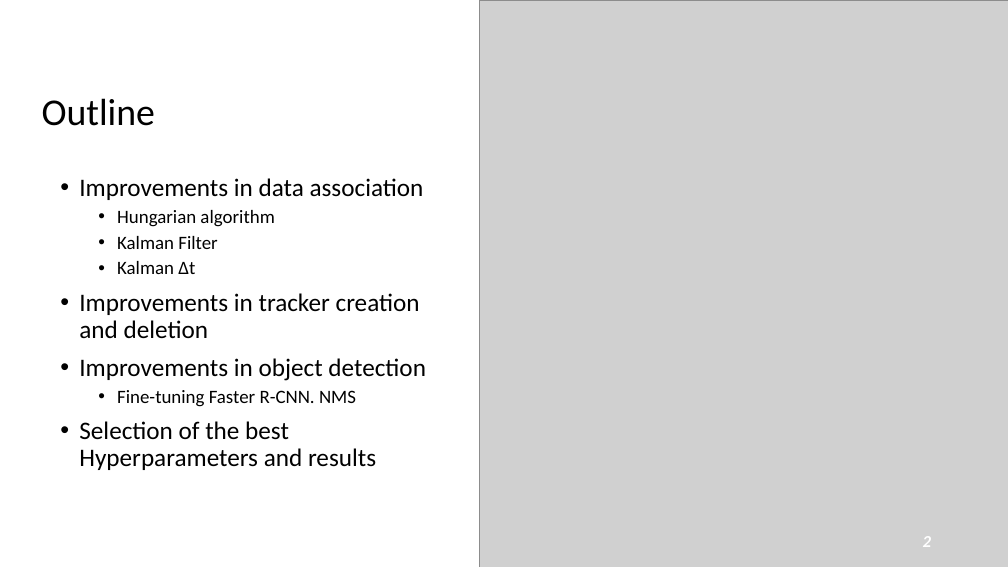
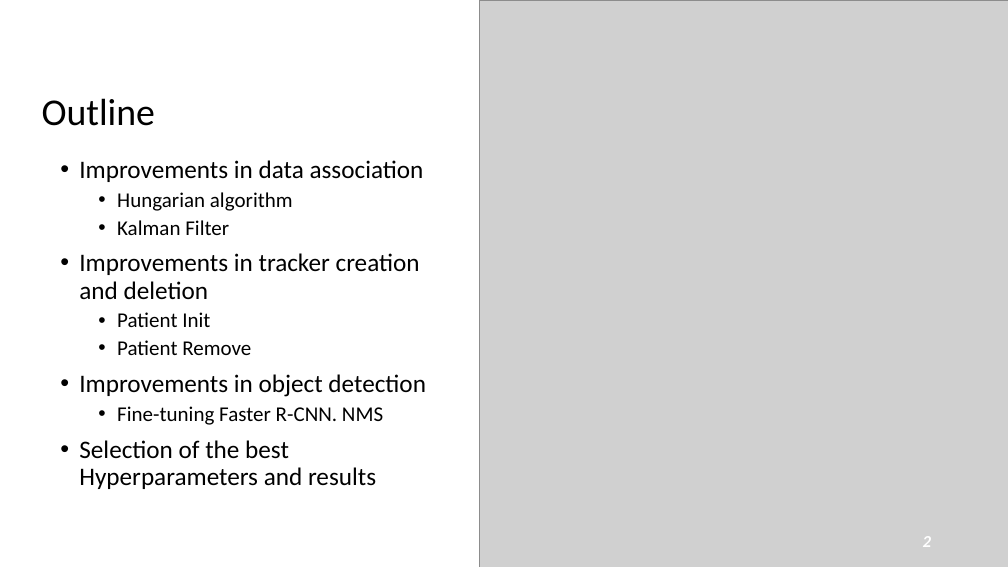
Before and after one commit to Javimh18/DL4VSP, a slide deck: slide 2 of dlvsp_challenge_material/challenge.pptx. Drawn at 1008x567 pixels with LibreOffice and Linux fonts; fonts in the diff are those of the drawing; grey boxes stand for pictures. Boxes give left, top, right and bottom in pixels: in the first picture for what was removed or moved away, otherwise in the second. Text is boxed around its words. In the diff, an @@ line names an element or a change of style, - is before the commit and + after.

```diff
--- a/dlvsp_challenge_material/challenge.pptx
+++ b/dlvsp_challenge_material/challenge.pptx
@@ subtitle "Improvements in data association": place and size @@
-subtitle "Improvements in data association" at bbox=[79, 178, 426, 470]
+subtitle "Improvements in data association" at bbox=[79, 160, 426, 489]
@@ subtitle at bbox=[117, 192, 383, 425]: size 18 to 20 pt in "Hungarian algorithm", "Kalman Filter", "Fine-tuning Faster R-CNN. NMS" @@
@@ subtitle at bbox=[117, 261, 195, 274]: paragraph removed @@
-  • Kalman Δt
@@ subtitle at bbox=[117, 312, 251, 355]: paragraphs added @@
+  • Patient Init
+  • Patient Remove
```
Also in this commit, not shown: 3 other slides changed.
